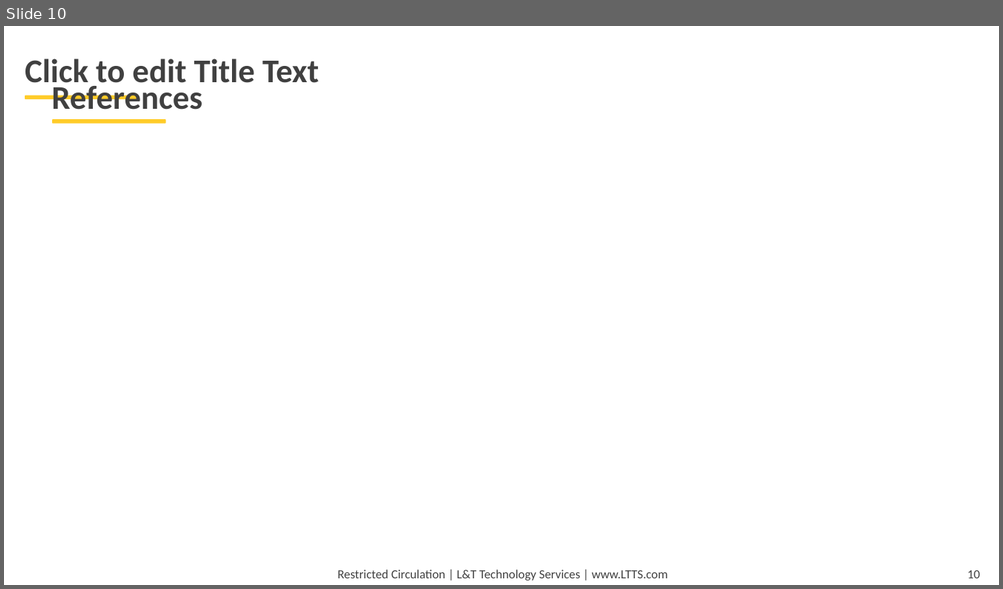
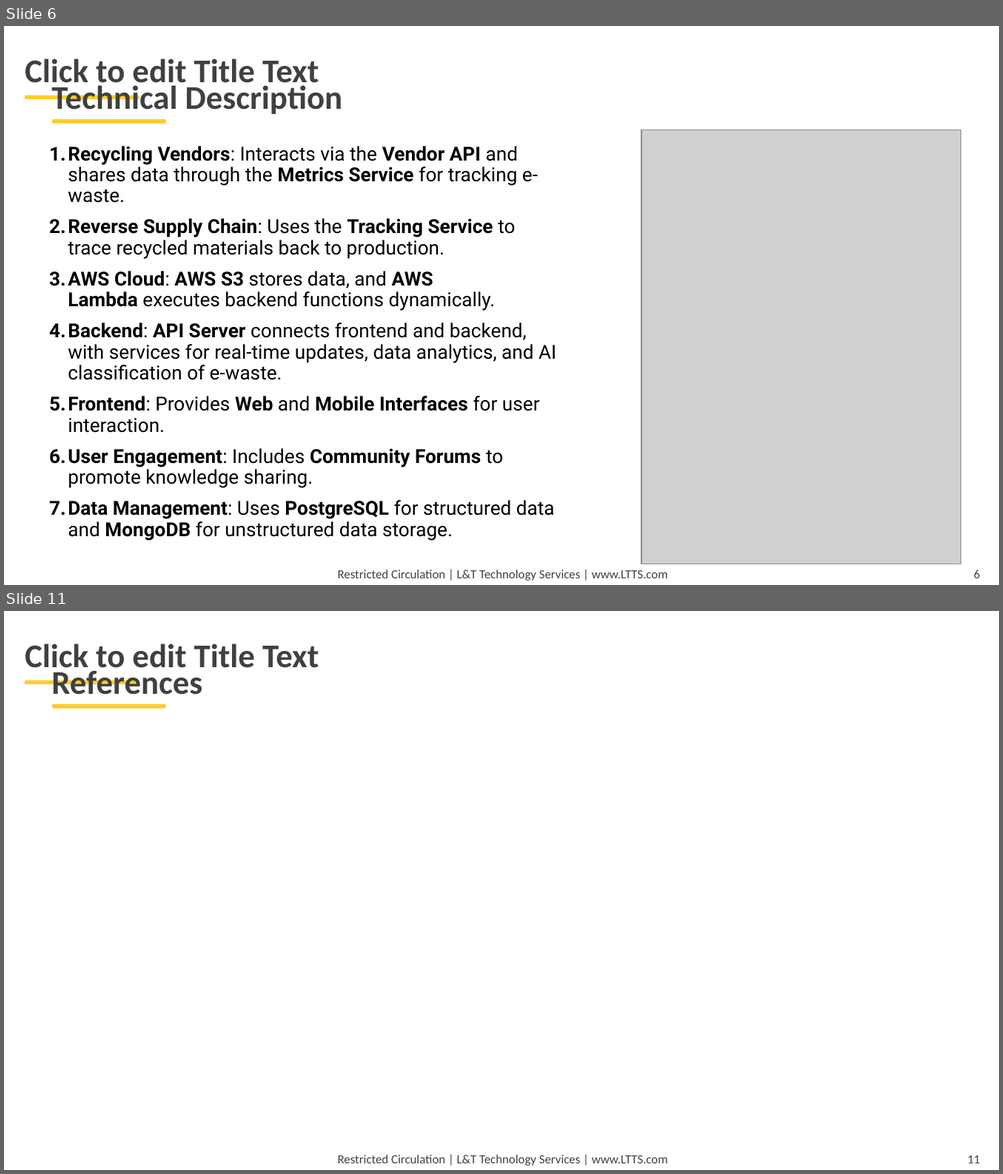
Before and after one commit to nishanthkj/L-T, a slide deck: E-Waste_Tracking_and_management/PPT/PID_0000_TG08003219_PresentationRound.pptx. Shown one above the other, each under a label of ours: slide 10 before the commit, slides 6 and 11 after it; the slides between them are not shown. The pictures are 1003x589 and 1003x1174 pixels, drawn with LibreOffice and Linux fonts; fonts in the diff are those of the drawing; grey boxes stand for pictures; background and template pictures are left out. Boxes give left, top, right and bottom in pixels: in the first picture for what was removed or moved away, otherwise in the second. Text is boxed around its words. In the diff, an @@ line names an element or a change of style, - is before the commit and + after.

```diff
--- a/E-Waste_Tracking_and_management/PPT/PID_0000_TG08003219_PresentationRound.pptx
+++ b/E-Waste_Tracking_and_management/PPT/PID_0000_TG08003219_PresentationRound.pptx
@@ slide 6 added at <box>4,26,999,585</box>, background picture (left out); not listed: 5 template elements that a slide beside it also shows @@
@@ title added at <box>51,82,342,114</box>, 24 pt, text #404040, bold @@
+Technical Description
@@ picture added at <box>642,130,961,565</box> @@
@@ text added at <box>49,146,556,541</box>, 14 pt, text #000000 @@
+1. Recycling Vendors: Interacts via the Vendor API and shares data through the Metrics Service for tracking e-waste.
+2. Reverse Supply Chain: Uses the Tracking Service to trace recycled materials back to production.
+3. AWS Cloud: AWS S3 stores data, and AWS Lambda executes backend functions dynamically.
+4. Backend: API Server connects frontend and backend, with services for real-time updates, data analytics, and AI classification of e-waste.
+5. Frontend: Provides Web and Mobile Interfaces for user interaction.
+6. User Engagement: Includes Community Forums to promote knowledge sharing.
+7. Data Management: Uses PostgreSQL for structured data and MongoDB for unstructured data storage.
@@ what was slide 10 is now slide 11 @@
@@ page number at <box>967,1156,979,1164</box>: text changed @@
-10
+11
```
Also in this commit, not shown: 6 slides changed, 2 other slides added, 2 slides removed, 1 other file.
